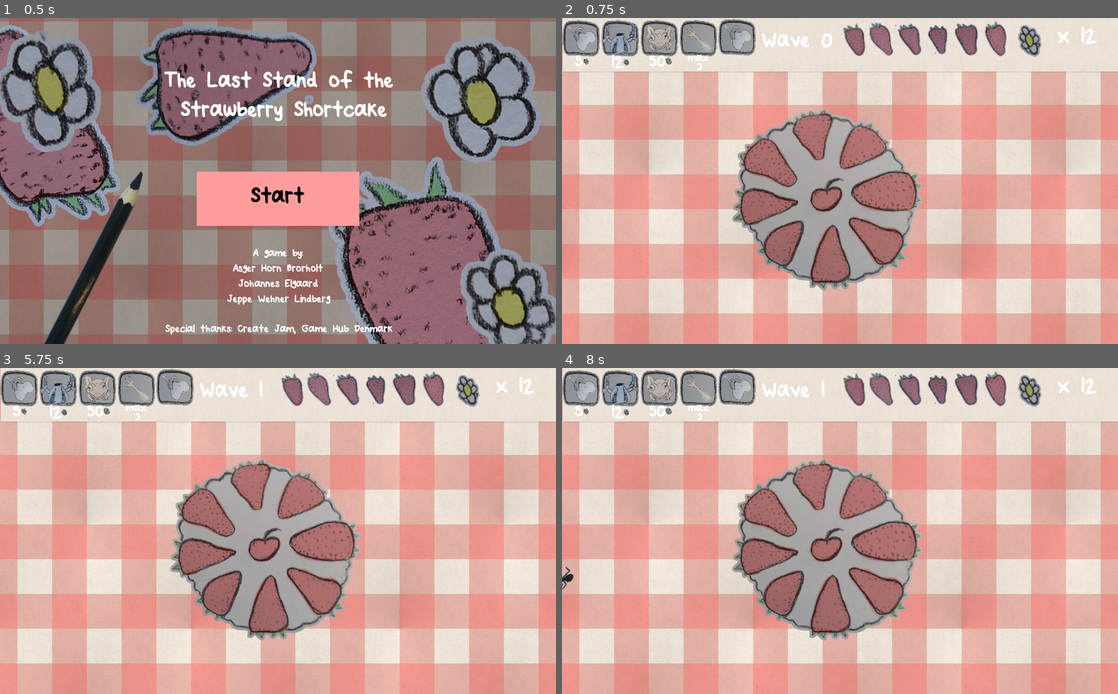
Above: before the commit, frames 1-4 (two rows, left to right).
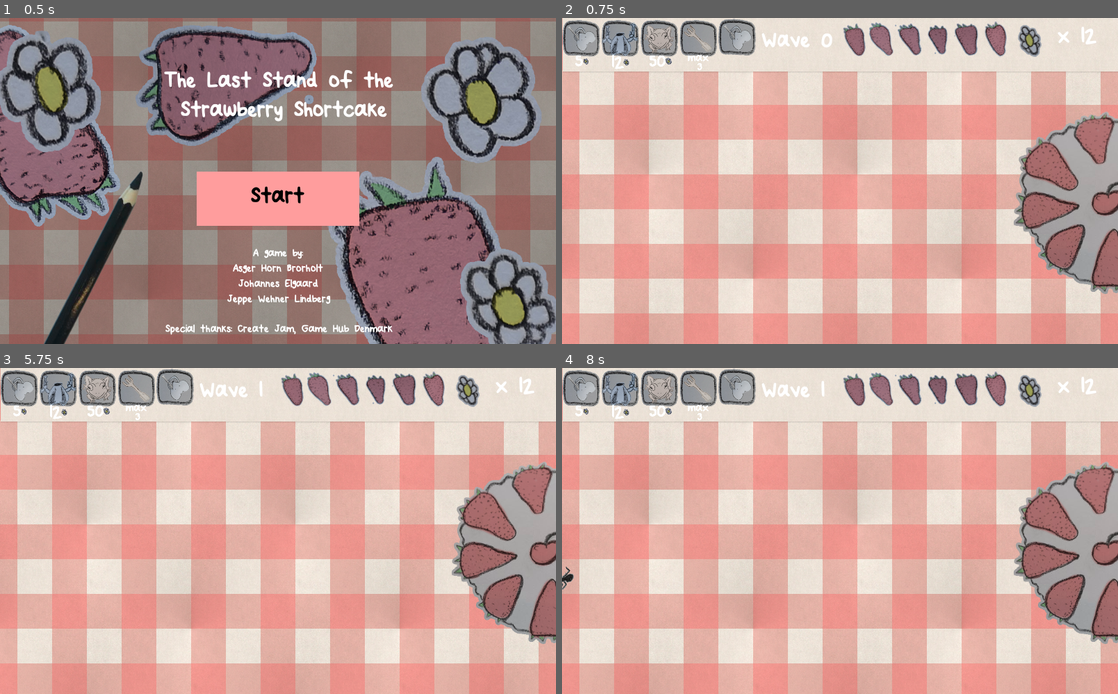
Above: after the commit, the same moments.

Repository: JeppeLindberg/Picnic
Game: Godot game, scene res://Scenes/TitleScreen.tscn
Same seed, same stepped clock (60 frames per second), same inputs: the game is played once before the commit and once after it. The engine's default icon, where the game draws it, is replaced by a stand-in: a white triangle on a blue panel in a dark square.
Inputs (mouse positions are in pixels of both pictures, inside the frame that each line leads up to):
- Up to frame 1 (0.5 s): no input
- Up to frame 2 (0.75 s): click "Start" at 0.5 s
- Up to frame 3 (5.75 s): tap Enter at 1.25, 2.75, 4.25 s; move the mouse to (400, 514) at 1.27 s; click (400, 514) at 1.42 s; tap Space at 2, 3.5, 5 s; move the mouse to (166, 547) at 2.02 s; click (166, 547) at 2.17 s; move the mouse to (333, 459) at 2.77 s; click (333, 459) at 2.92 s; move the mouse to (250, 596) at 3.52 s; click (250, 596) at 3.67 s; move the mouse to (444, 579) at 4.27 s; click (444, 579) at 4.42 s; move the mouse to (111, 482) at 5.02 s; click (111, 482) at 5.17 s
- Up to frame 4 (8 s): move the mouse to (867, 531) at 5.77 s; click (867, 531) at 5.92 s; move the mouse to (756, 449) at 6.52 s; click (756, 449) at 6.67 s; move the mouse to (962, 514) at 7.27 s; click (962, 514) at 7.42 s

Frame 1 is identical in both runs. In frame 2, 22% of the frame differs, in the area x 30-100%, y 27-85%; in frame 3, 22%; in frame 4, 22%.

Commit message:
Fix cake

Diff:
--- a/Scenes/MainScene.tscn
+++ b/Scenes/MainScene.tscn
@@ -43,7 +43,7 @@
 script = ExtResource( 9 )
 
 [node name="Cake" parent="." instance=ExtResource( 5 )]
-position = Vector2( 489, 333 )
+position = Vector2( 1007, 340 )
 
 [node name="GameState" type="Node2D" parent="."]
 script = ExtResource( 6 )
